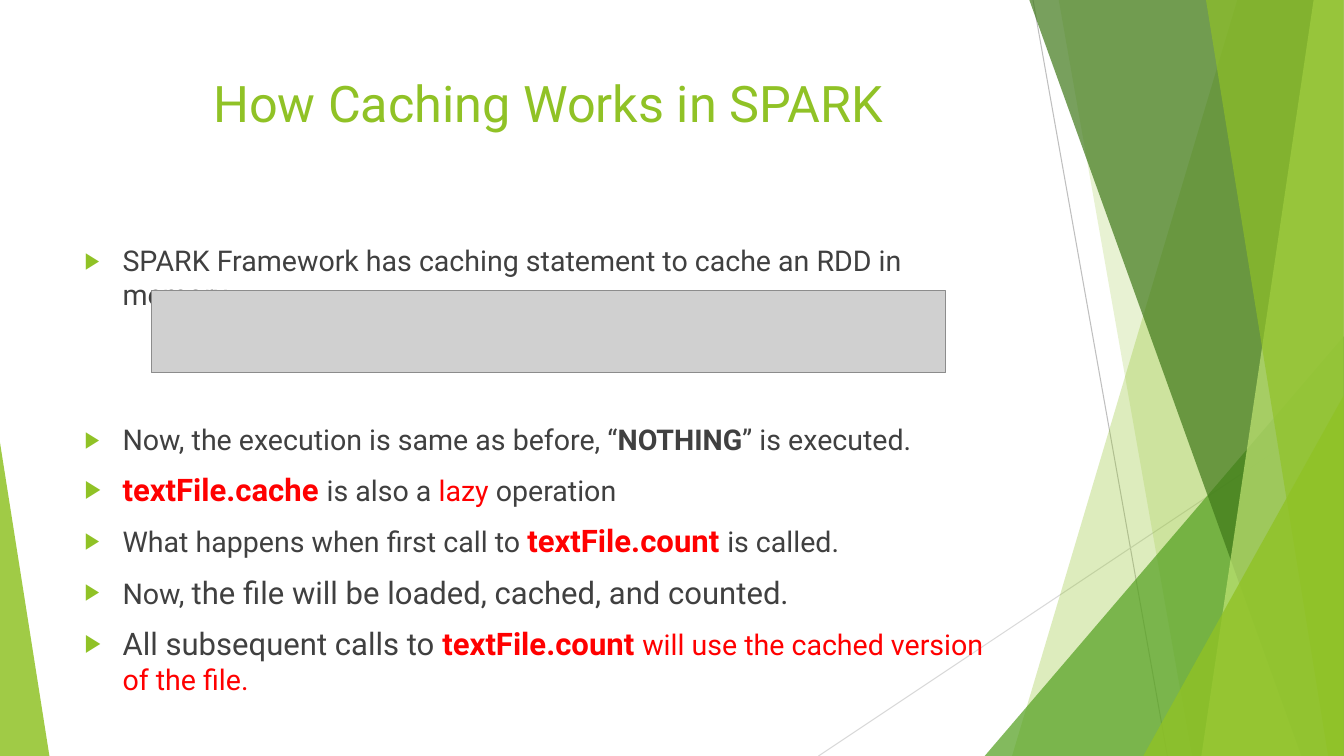
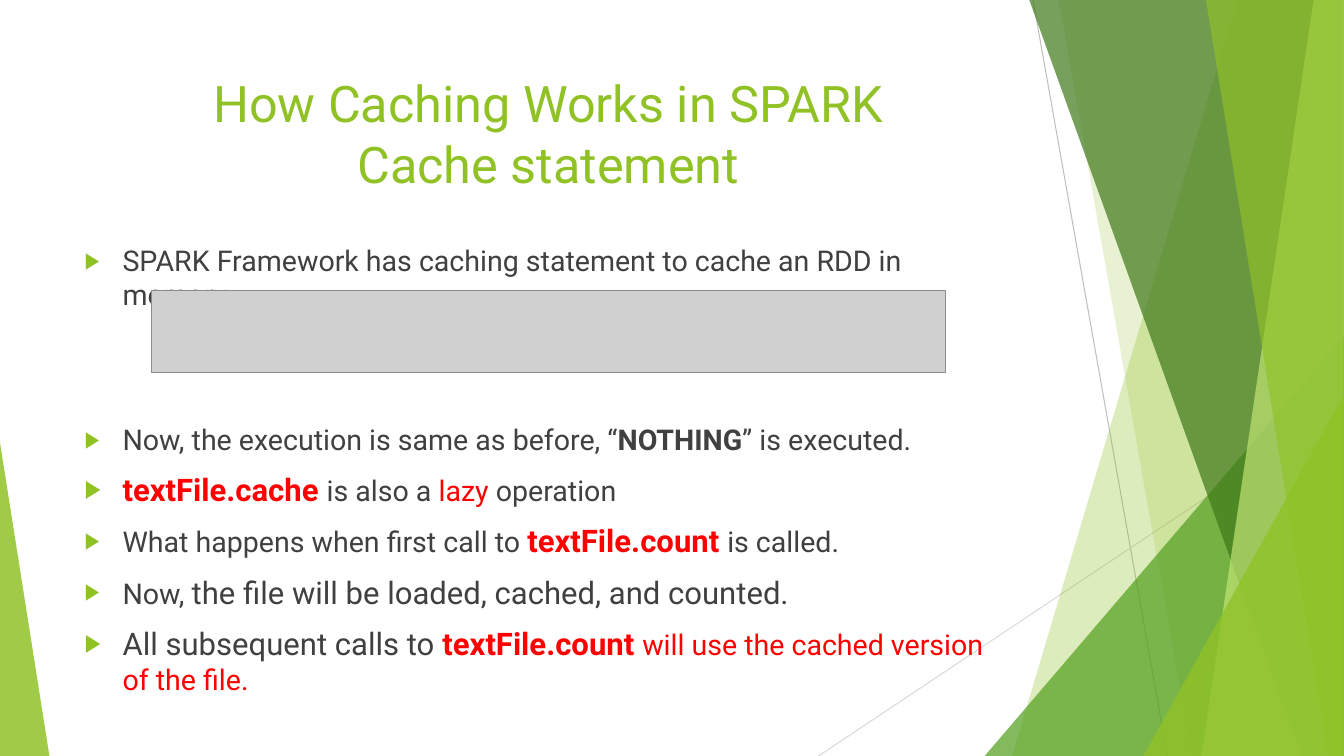
Before and after one commit to ahmedcs/COMP6611B, a slide deck: slide 8 of COMP6611B-Final-Presentation.pptx. Drawn at 1344x756 pixels with LibreOffice and Linux fonts; fonts in the diff are those of the drawing; grey boxes stand for pictures. Boxes give left, top, right and bottom in pixels: in the first picture for what was removed or moved away, otherwise in the second. Text is boxed around its words. In the diff, an @@ line names an element or a change of style, - is before the commit and + after.

```diff
--- a/COMP6611B-Final-Presentation.pptx
+++ b/COMP6611B-Final-Presentation.pptx
@@ title at box(213, 84, 883, 184): text changed @@
-How Caching Works in SPARK
+How Caching Works in SPARK
+Cache statement
```
Also in this commit, not shown: 7 other slides changed.
